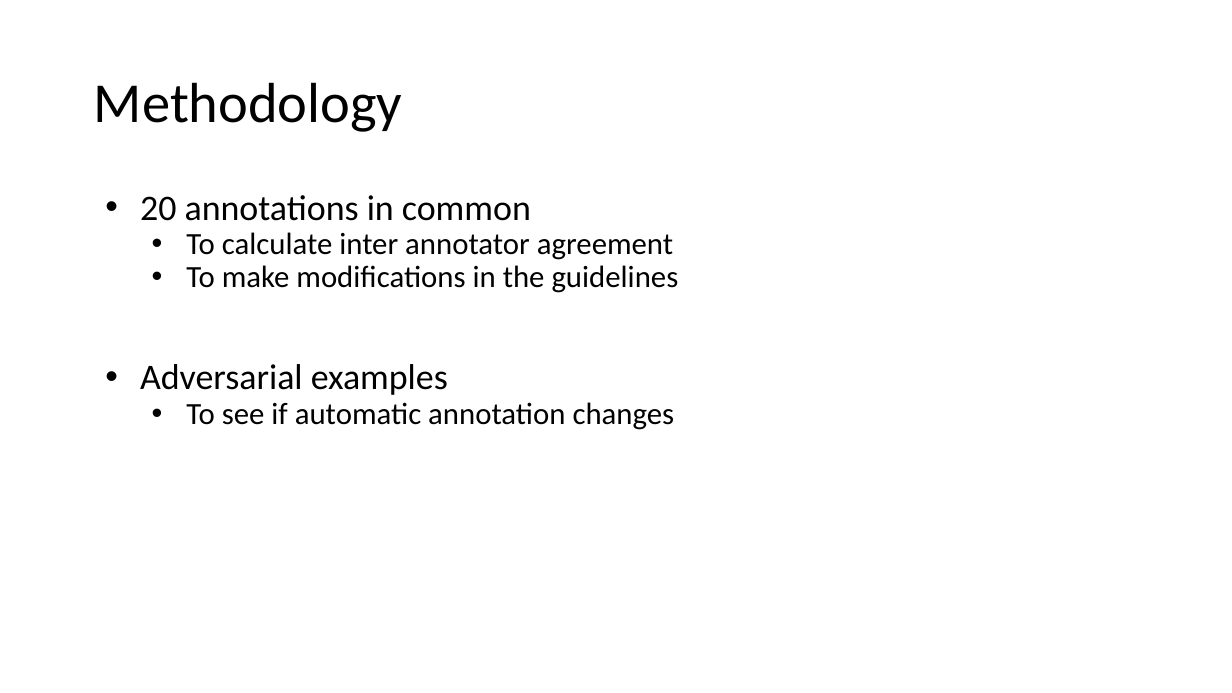
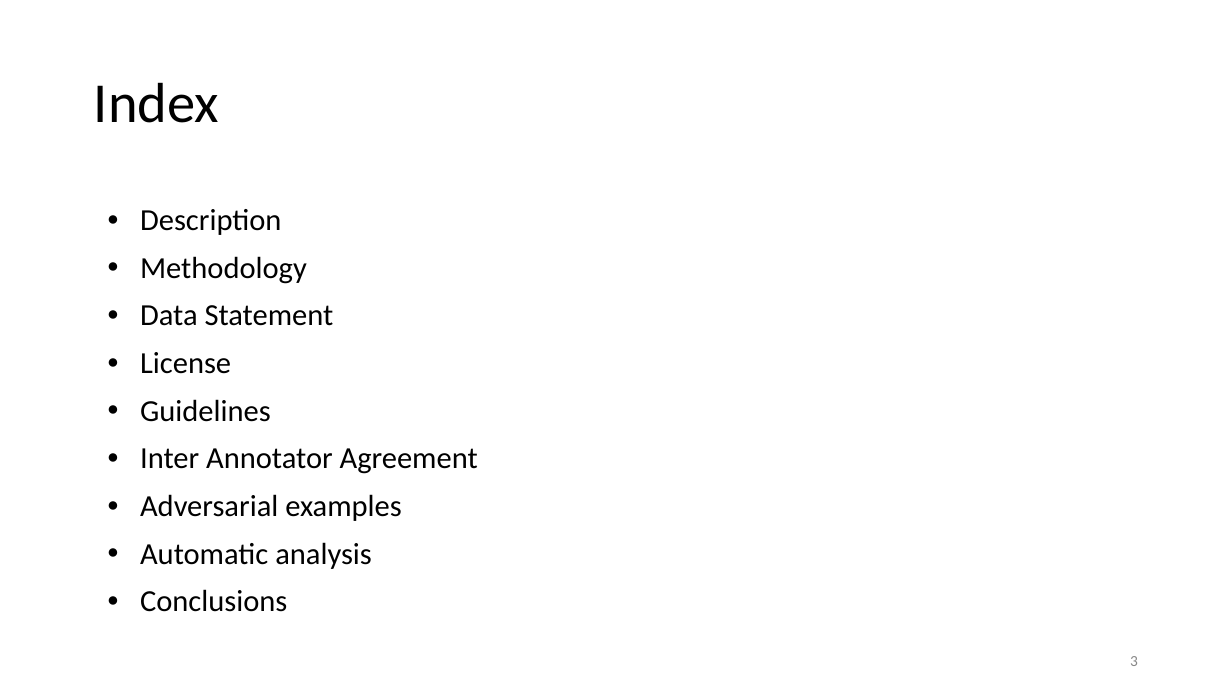
Before and after one commit to juletx/twitter-sentiment-emotion, a slide deck: slide 3 of slides/twitter_sentiment_emotion.pptx (slide 6 before the commit). Drawn at 1232x693 pixels with LibreOffice and Linux fonts; fonts in the diff are those of the drawing. Boxes give left, top, right and bottom in pixels: in the first picture for what was removed or moved away, otherwise in the second. Text is boxed around its words. In the diff, an @@ line names an element or a change of style, - is before the commit and + after.

```diff
--- a/slides/twitter_sentiment_emotion.pptx
+++ b/slides/twitter_sentiment_emotion.pptx
@@ title at box(94, 82, 219, 123): text changed @@
-Methodology
+Index
@@ text at box(140, 209, 478, 474): text changed; size 24 to 23.8 pt @@
-• 20 annotations in common
-  • To calculate inter annotator agreement
-  • To make modifications in the guidelines
+● Description
+● Methodology
+● Data Statement
+● License
+● Guidelines
+● Inter Annotator Agreement
@@ text at box(140, 494, 402, 521): size 28 to 23.8 pt in "Adversarial examples"; bullet • to ●; line spacing 0.9 to 1.3; less space between paragraphs @@
@@ text at box(140, 542, 372, 612): text changed; size 24 to 23.8 pt @@
-  • To see if automatic annotation changes
+● Automatic analysis
+● Conclusions
@@ page number added at box(1130, 656, 1138, 666), 12 pt, text #888888 @@
+3
```
Also in this commit, not shown: 14 other slides changed, 5 slides added, 1 slide removed, 1 other file.
